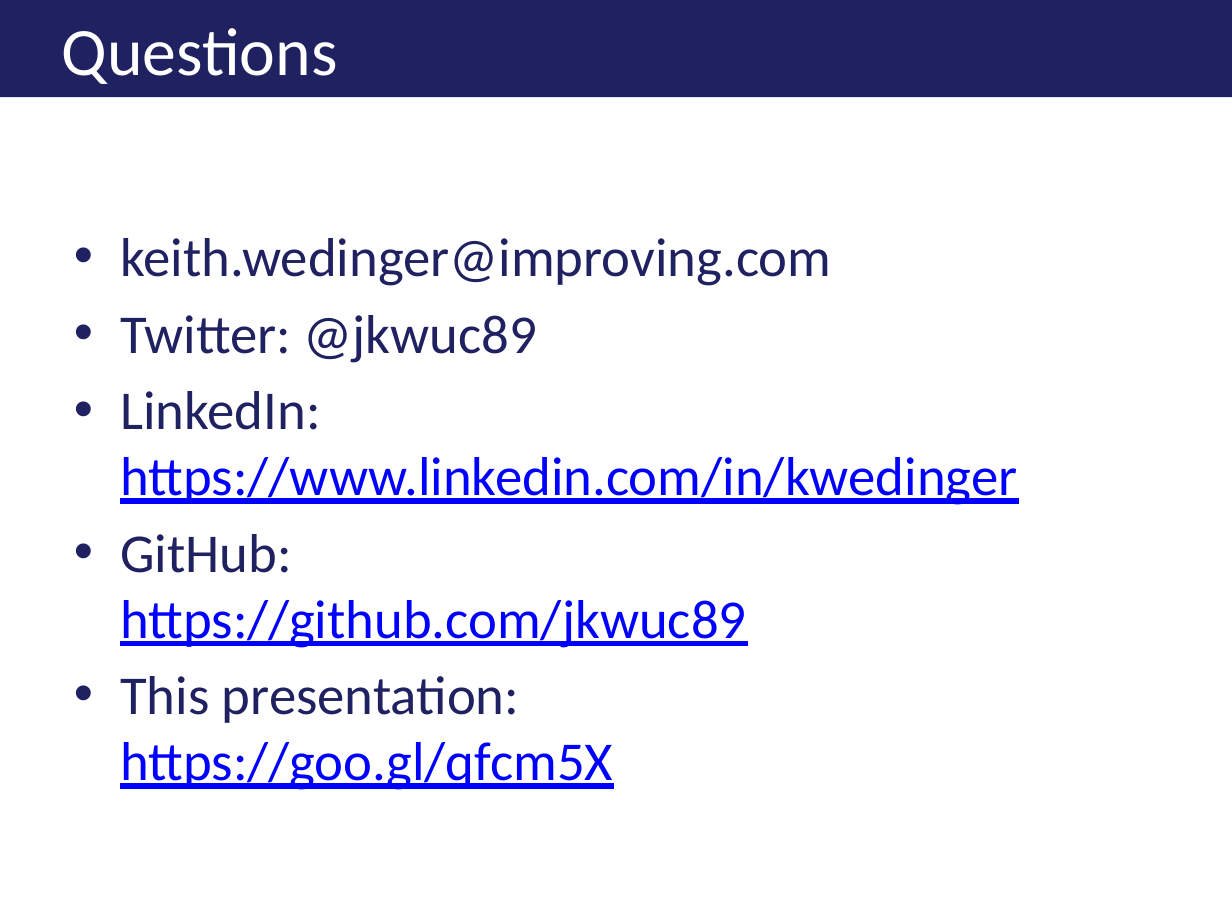
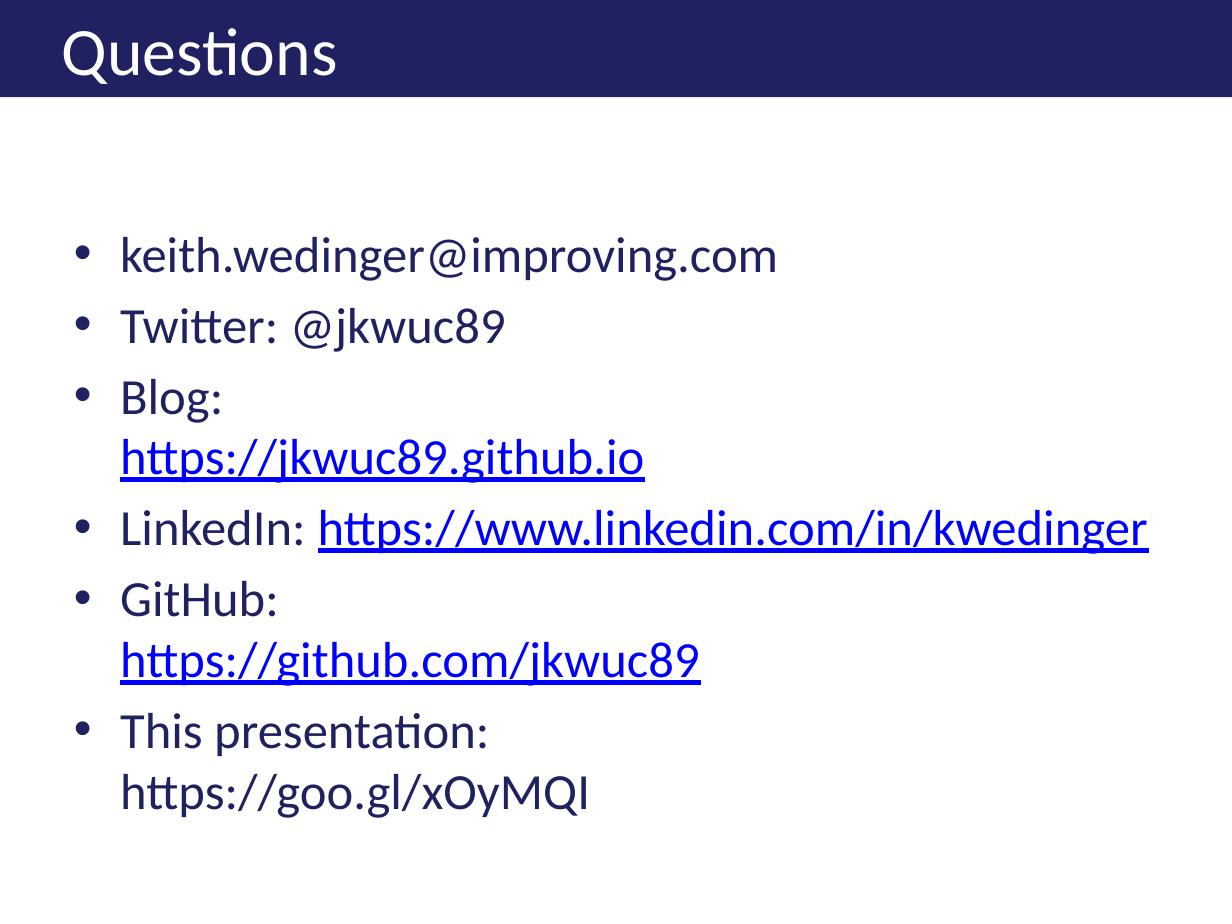
Before and after one commit to jkwuc89/Presentations, a slide deck: slide 14 of Effectively Documenting your Development Project.pptx. Drawn at 1232x924 pixels with LibreOffice and Linux fonts; fonts in the diff are those of the drawing; background and template pictures are left out. Boxes give left, top, right and bottom in pixels: in the first picture for what was removed or moved away, otherwise in the second. Text is boxed around its words. In the diff, an @@ line names an element or a change of style, - is before the commit and + after.

```diff
--- a/Effectively Documenting your Development Project.pptx
+++ b/Effectively Documenting your Development Project.pptx
@@ text at [120, 237, 1148, 686]: size 32 to 29.6 pt in "keith.wedinger@improving.com", "Twitter: @jkwuc89", "LinkedIn: https://www.linkedin.com/in/kwedinger", "GitHub: https://github.com/jkwuc89" @@
@@ text at [120, 379, 644, 483]: paragraph added @@
+• Blog:
+  https://jkwuc89.github.io
@@ text at [120, 713, 590, 818]: text changed; size 32 to 29.6 pt; text colour #0000FF to #1F2160 @@
-• This presentation:
-  https://goo.gl/qfcm5X
+• This presentation:
+  https://goo.gl/xOyMQI
```
Also in this commit, not shown: 6 other slides changed.
